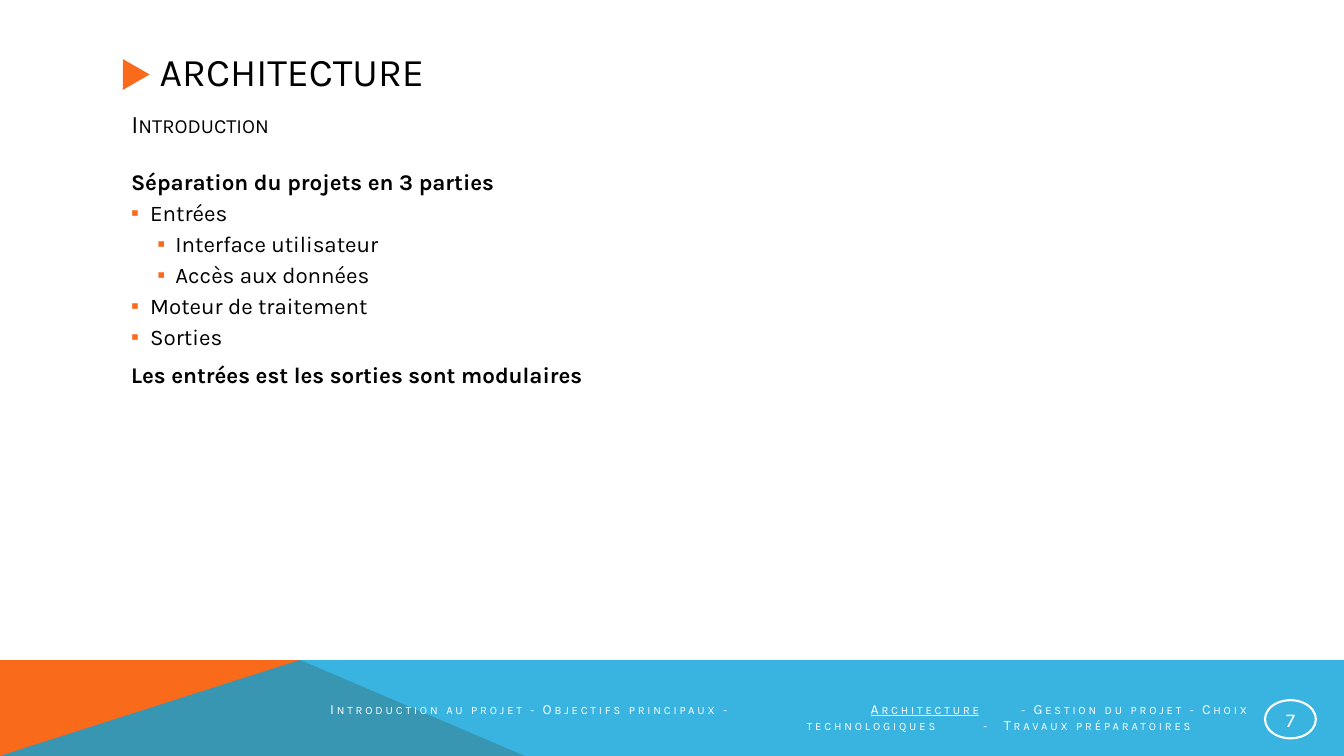
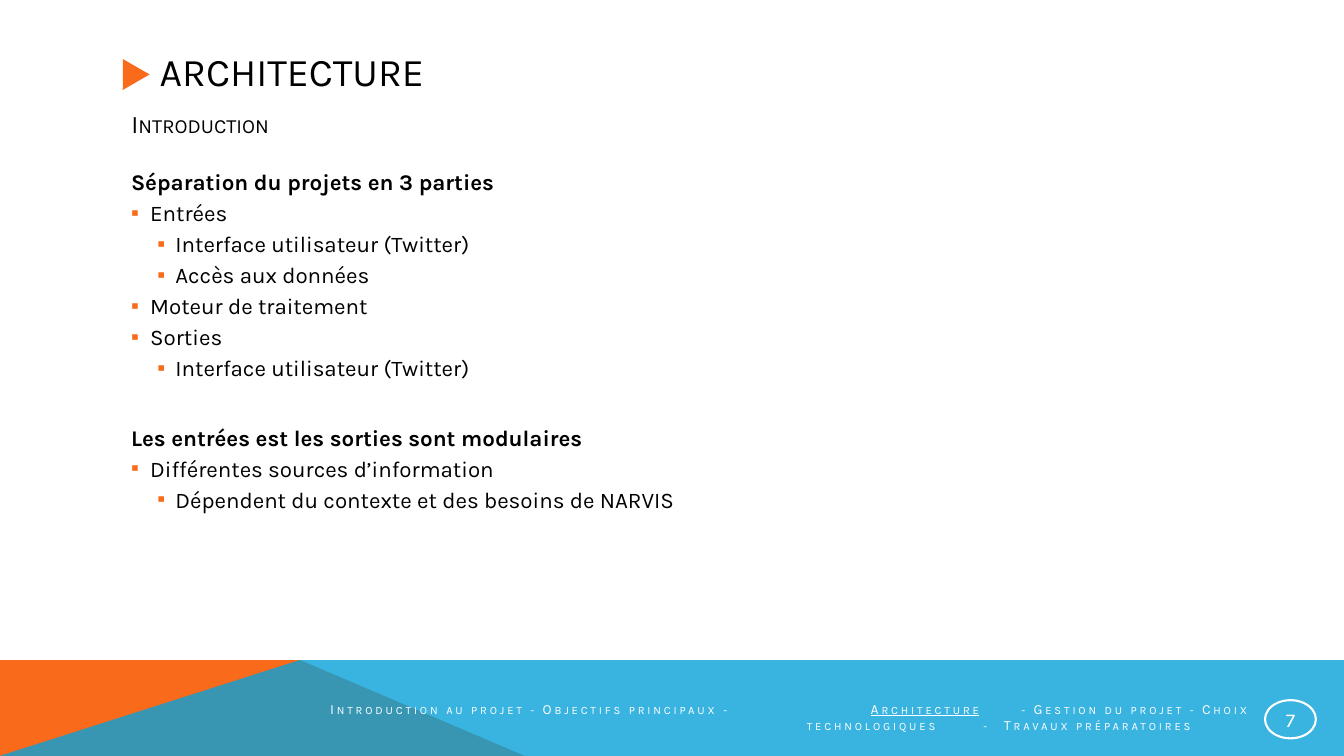
Before and after one commit to NotAVeryIntelligentSystem/NARVIS, a slide deck: slide 7 of Presentation/PrésentationNarvis_2.pptx. Drawn at 1344x756 pixels with LibreOffice and Linux fonts; fonts in the diff are those of the drawing. Boxes give left, top, right and bottom in pixels: in the first picture for what was removed or moved away, otherwise in the second. Text is boxed around its words. In the diff, an @@ line names an element or a change of style, - is before the commit and + after.

```diff
--- a/Presentation/PrésentationNarvis_2.pptx
+++ b/Presentation/PrésentationNarvis_2.pptx
@@ text at [175, 236, 470, 255]: text changed @@
-    ▪ Interface utilisateur
+    ▪ Interface utilisateur (Twitter)
@@ text at [175, 360, 470, 379]: paragraph added @@
+    ▪ Interface utilisateur (Twitter)
@@ text at [150, 460, 674, 514]: paragraphs added @@
+  ▪ Différentes sources d’information
+    ▪ Dépendent du contexte et des besoins de NARVIS
```
Also in this commit, not shown: 6 other slides changed, 1 slide added.
